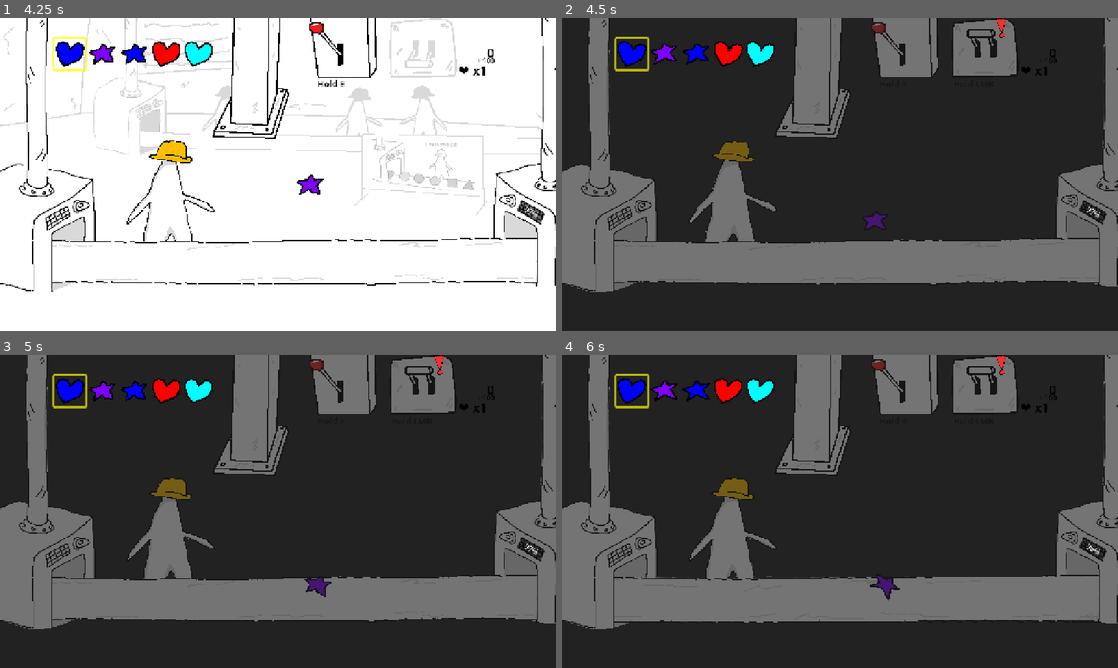
Above: before the commit, frames 1-4 (two rows, left to right).
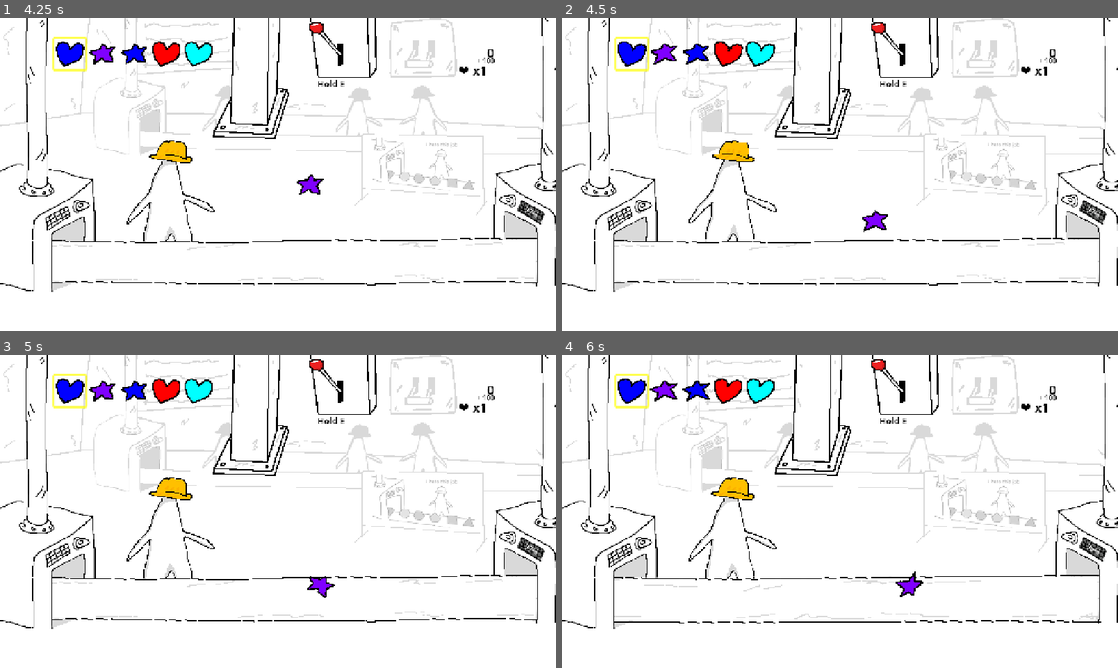
Above: after the commit, the same moments.

Repository: Kuatik/new-game-project
Game: Godot game, scene res://scenes/main.tscn
Two runs of this game, one before a commit and one after it. Both use one fixed random seed, a clock stepped at 60 frames per second and the inputs below.
Inputs (mouse positions are in pixels of both pictures, inside the frame that each line leads up to):
- Up to frame 1 (4.25 s): tap Enter (ui_accept) at 0.5, 0.77 s; move the mouse to (400, 158) at 0.52 s; hold E (lever_press) 0.53-1.25 s; click (400, 158) at 0.67 s; drag from (166, 190) to (272, 259) at 1.27 s; move the mouse to (333, 105) at 2.02 s; hold E (lever_press) 2.03-2.75 s; click (333, 105) at 2.17 s; drag from (250, 237) to (111, 127) at 2.77 s; drag from (5, 249) to (305, 174) at 3.52 s
- Up to frame 2 (4.5 s): drag from (673, 127) to (873, 187) at 4.27 s
- Up to frame 3 (5 s): no input
- Up to frame 4 (6 s): move the mouse to (867, 511) at 5.02 s; hold E (lever_press) 5.03-5.75 s; click (867, 511) at 5.17 s; drag from (756, 433) to (728, 527) at 5.77 s

Frame 1 is identical in both runs. In frame 2, 96% of the frame differs, in the area x 0-100%, y 0-100%; in frame 3, 96%; in frame 4, 96%.

Commit message:
Adjust scenes, mute press, and disable idle restart
Update Press lever asset and modify scene files and scripts to tweak layout, animation, and timing. main.tscn: add animation tracks for Audio playback, adjust sprite offsets, and increase spawn min/max_delay (1–5 -> 10–20). main_menu.tscn: reparent wall StaticBody nodes out of the conveyor and relocate the conveyor node to fix node hierarchy. outline.tscn: remove anchor presets/anchors and expand offsets. scripts/press.gd: comment out audio.play() to mute the press action. scripts/receiver.gd: stop restarting the idle timer on body enter (commented) and add a stub _start_timer(), altering idle behavior handling.

Diff:
--- a/scenes/main.tscn
+++ b/scenes/main.tscn
@@ -145,6 +145,18 @@
 "update": 1,
 "values": [false]
 }
+tracks/7/type = "value"
+tracks/7/imported = false
+tracks/7/enabled = true
+tracks/7/path = NodePath("Audio:playing")
+tracks/7/interp = 1
+tracks/7/loop_wrap = true
+tracks/7/keys = {
+"times": PackedFloat32Array(0),
+"transitions": PackedFloat32Array(1),
+"update": 1,
+"values": [false]
+}
 
 [sub_resource type="Animation" id="Animation_jkv2x"]
 resource_name = "press"
@@ -231,6 +243,30 @@
 "transitions": PackedFloat32Array(1, 1, 1),
 "update": 1,
 "values": [true, false, true]
+}
+tracks/7/type = "value"
+tracks/7/imported = false
+tracks/7/enabled = false
+tracks/7/path = NodePath("Audio:stream")
+tracks/7/interp = 1
+tracks/7/loop_wrap = true
+tracks/7/keys = {
+"times": PackedFloat32Array(),
+"transitions": PackedFloat32Array(),
+"update": 1,
+"values": []
+}
+tracks/8/type = "value"
+tracks/8/imported = false
+tracks/8/enabled = true
+tracks/8/path = NodePath("Audio:playing")
+tracks/8/interp = 1
+tracks/8/loop_wrap = true
+tracks/8/keys = {
+"times": PackedFloat32Array(0.4),
+"transitions": PackedFloat32Array(1),
+"update": 1,
+"values": [true]
 }
 
 [sub_resource type="AnimationLibrary" id="AnimationLibrary_jbj1t"]
@@ -592,10 +628,9 @@
 anchor_top = 0.5
 anchor_right = 0.5
 anchor_bottom = 0.5
-offset_left = -38.0
-offset_top = -49.5
-offset_right = 44.0
-offset_bottom = 99.5
+offset_left = -40.0
+offset_right = 42.0
+offset_bottom = 100.0
 grow_horizontal = 2
 grow_vertical = 2
 texture = ExtResource("19_0ld40")
@@ -635,8 +670,8 @@
 grow_vertical = 2
 mouse_filter = 2
 script = ExtResource("20_gqmmt")
-min_delay = 1.0
-max_delay = 5.0
+min_delay = 10.0
+max_delay = 20.0
 
 [node name="Lights" type="Control" parent="Events" unique_id=1230435991 node_paths=PackedStringArray("spawn_timer")]
 layout_mode = 1
--- a/scenes/main_menu.tscn
+++ b/scenes/main_menu.tscn
@@ -465,49 +465,49 @@
 [node name="Spawner" type="Marker2D" parent="." unique_id=847983618]
 position = Vector2(10, 463)
 
+[node name="walls" type="Node" parent="." unique_id=377425468]
+
+[node name="StaticBody2D" type="StaticBody2D" parent="walls" unique_id=805014993]
+position = Vector2(-670, 114)
+scale = Vector2(8, 36)
+
+[node name="CollisionShape2D" type="CollisionShape2D" parent="walls/StaticBody2D" unique_id=1485403290]
+shape = SubResource("RectangleShape2D_engjn")
+
+[node name="StaticBody2D2" type="StaticBody2D" parent="walls" unique_id=1962292806]
+position = Vector2(1627, 122)
+scale = Vector2(8, 36)
+
+[node name="CollisionShape2D" type="CollisionShape2D" parent="walls/StaticBody2D2" unique_id=463177537]
+shape = SubResource("RectangleShape2D_engjn")
+
+[node name="StaticBody2D3" type="StaticBody2D" parent="walls" unique_id=1892033367]
+position = Vector2(631, 638)
+scale = Vector2(72, 8)
+
+[node name="CollisionShape2D" type="CollisionShape2D" parent="walls/StaticBody2D3" unique_id=702208503]
+shape = SubResource("RectangleShape2D_engjn")
+
+[node name="StaticBody2D5" type="StaticBody2D" parent="walls" unique_id=704774546]
+position = Vector2(-415.00024, 905.9999)
+rotation = 0.50884074
+scale = Vector2(72, 8)
+
+[node name="CollisionShape2D" type="CollisionShape2D" parent="walls/StaticBody2D5" unique_id=364181604]
+shape = SubResource("RectangleShape2D_engjn")
+
+[node name="StaticBody2D4" type="StaticBody2D" parent="walls" unique_id=1975086014]
+position = Vector2(631, -126)
+scale = Vector2(72, 8)
+
+[node name="CollisionShape2D" type="CollisionShape2D" parent="walls/StaticBody2D4" unique_id=1293305284]
+shape = SubResource("RectangleShape2D_engjn")
+
 [node name="conveyor" parent="." unique_id=1389983932 instance=ExtResource("10_4puye")]
 unique_name_in_owner = true
 position = Vector2(623, 555.99994)
 rotation = -0.032943428
 push_force = 100.0
-
-[node name="walls" type="Node" parent="conveyor" unique_id=377425468]
-
-[node name="StaticBody2D" type="StaticBody2D" parent="conveyor/walls" unique_id=805014993]
-position = Vector2(-670, 114)
-scale = Vector2(8, 36)
-
-[node name="CollisionShape2D" type="CollisionShape2D" parent="conveyor/walls/StaticBody2D" unique_id=1485403290]
-shape = SubResource("RectangleShape2D_engjn")
-
-[node name="StaticBody2D2" type="StaticBody2D" parent="conveyor/walls" unique_id=1962292806]
-position = Vector2(1627, 122)
-scale = Vector2(8, 36)
-
-[node name="CollisionShape2D" type="CollisionShape2D" parent="conveyor/walls/StaticBody2D2" unique_id=463177537]
-shape = SubResource("RectangleShape2D_engjn")
-
-[node name="StaticBody2D3" type="StaticBody2D" parent="conveyor/walls" unique_id=1892033367]
-position = Vector2(631, 638)
-scale = Vector2(72, 8)
-
-[node name="CollisionShape2D" type="CollisionShape2D" parent="conveyor/walls/StaticBody2D3" unique_id=702208503]
-shape = SubResource("RectangleShape2D_engjn")
-
-[node name="StaticBody2D5" type="StaticBody2D" parent="conveyor/walls" unique_id=704774546]
-position = Vector2(-415.00024, 905.9999)
-rotation = 0.50884074
-scale = Vector2(72, 8)
-
-[node name="CollisionShape2D" type="CollisionShape2D" parent="conveyor/walls/StaticBody2D5" unique_id=364181604]
-shape = SubResource("RectangleShape2D_engjn")
-
-[node name="StaticBody2D4" type="StaticBody2D" parent="conveyor/walls" unique_id=1975086014]
-position = Vector2(631, -126)
-scale = Vector2(72, 8)
-
-[node name="CollisionShape2D" type="CollisionShape2D" parent="conveyor/walls/StaticBody2D4" unique_id=1293305284]
-shape = SubResource("RectangleShape2D_engjn")
 
 [node name="machine part" type="Sprite2D" parent="." unique_id=360163056]
 z_index = 2
--- a/scenes/outline.tscn
+++ b/scenes/outline.tscn
@@ -15,16 +15,7 @@
 [node name="Outline" type="Panel" unique_id=1106266744]
 z_index = 12
 custom_minimum_size = Vector2(80, 80)
-anchors_preset = 8
-anchor_left = 0.5
-anchor_top = 0.5
-anchor_right = 0.5
-anchor_bottom = 0.5
-offset_left = -50.0
-offset_top = -50.0
-offset_right = 50.0
-offset_bottom = 50.0
-grow_horizontal = 2
-grow_vertical = 2
+offset_right = 100.0
+offset_bottom = 100.0
 mouse_filter = 2
 theme_override_styles/panel = SubResource("StyleBoxFlat_p6bdw")
--- a/scripts/press.gd
+++ b/scripts/press.gd
@@ -38,7 +38,7 @@
 		lever_texture.visible = false
 		lever_texture_Active.visible = true
 		animation_player.play("press")
-		audio.play()
+		#audio.play()
 		value = 0
 		set_value()
 		lever_cooldown.start()
--- a/scripts/receiver.gd
+++ b/scripts/receiver.gd
@@ -11,11 +11,13 @@
 	idle_timer.start(wait_time)
 
 func _on_body_entered(body: Node2D) -> void:
-	idle_timer.start(wait_time)
-
+	#idle_timer.start(wait_time)
+	pass
 	#if body is DraggableShape:
 		#main.try_accept_shape(body)
 
+func _start_timer():
+	pass
 
 func _on_idle_timer_timeout() -> void:
 	main.punish_idle()
Binary file changed: assets/bg/Press lever 2.png
